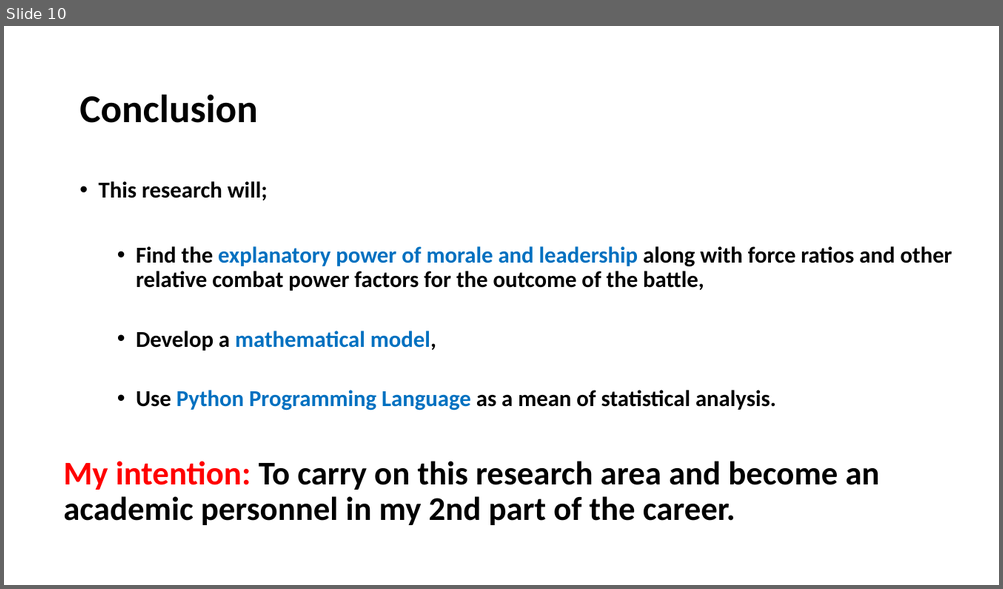
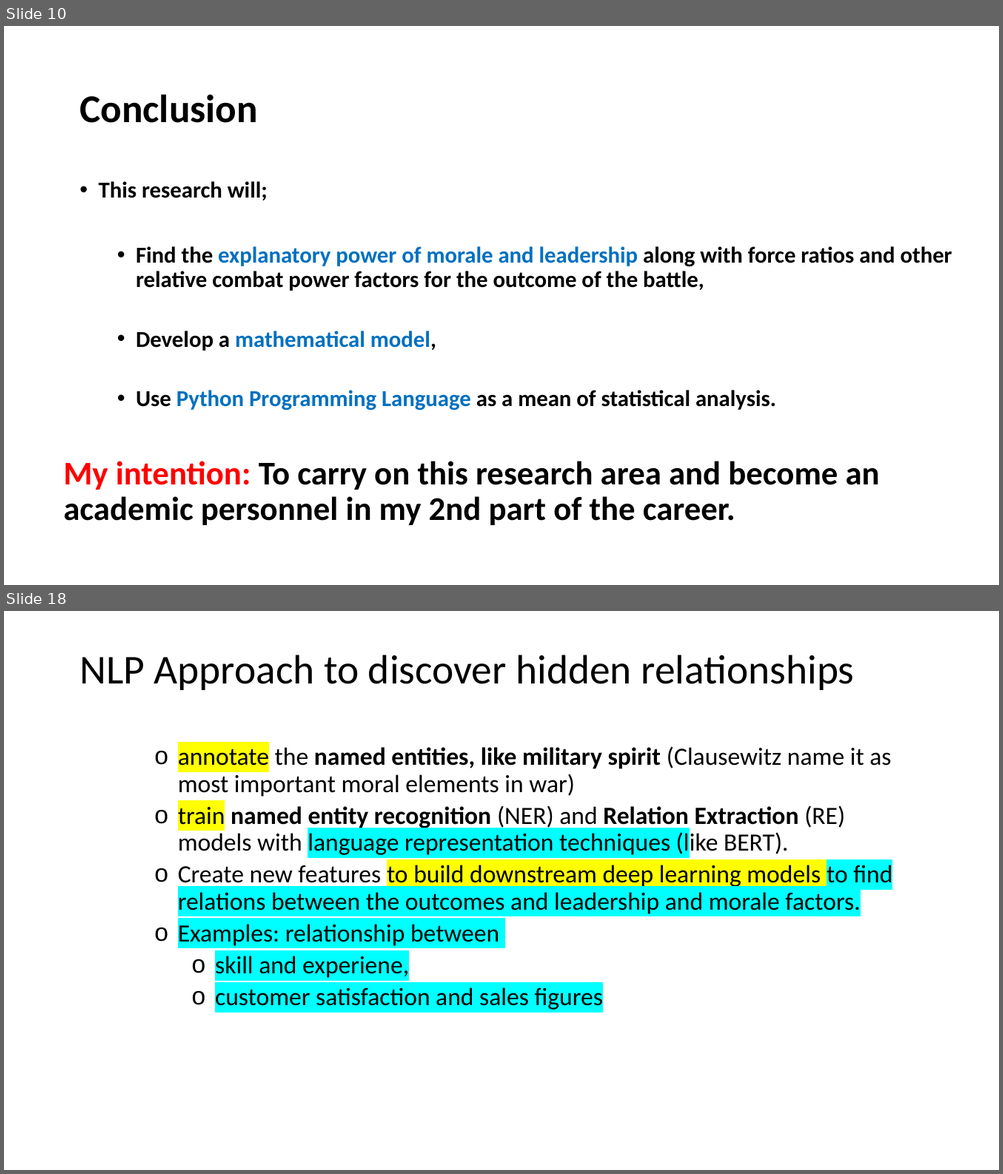
Before and after one commit to GurkanGitHub/PhD, a slide deck: PhD Discussion.pptx. Shown one above the other, each under a label of ours: slide 10 before the commit, slides 10 and 18 after it; the slides between them are not shown. The pictures are 1003x589 and 1003x1174 pixels, drawn with LibreOffice and Linux fonts; fonts in the diff are those of the drawing. Boxes give left, top, right and bottom in pixels: in the first picture for what was removed or moved away, otherwise in the second. Text is boxed around its words. In the diff, an @@ line names an element or a change of style, - is before the commit and + after.

```diff
--- a/PhD Discussion.pptx
+++ b/PhD Discussion.pptx
@@ slide 18 added at (4,611,999,1170), background #FFFFFF @@
@@ title added at (79,655,854,690), 39.6 pt, text #000000 @@
+NLP Approach to discover hidden relationships
@@ text added at (178,746,892,1010), 24 pt, text #000000 @@
+    o annotate the named entities, like military spirit (Clausewitz name it as most important moral elements in war)
+    o train named entity recognition (NER) and Relation Extraction (RE) models with language representation techniques (like BERT).
+    o Create new features to build downstream deep learning models to find relations between the outcomes and leadership and morale factors.
+    o Examples: relationship between
+      o skill and experiene,
+      o customer satisfaction and sales figures
```
Also in this commit, not shown: 7 other slides added, 4 other files.
